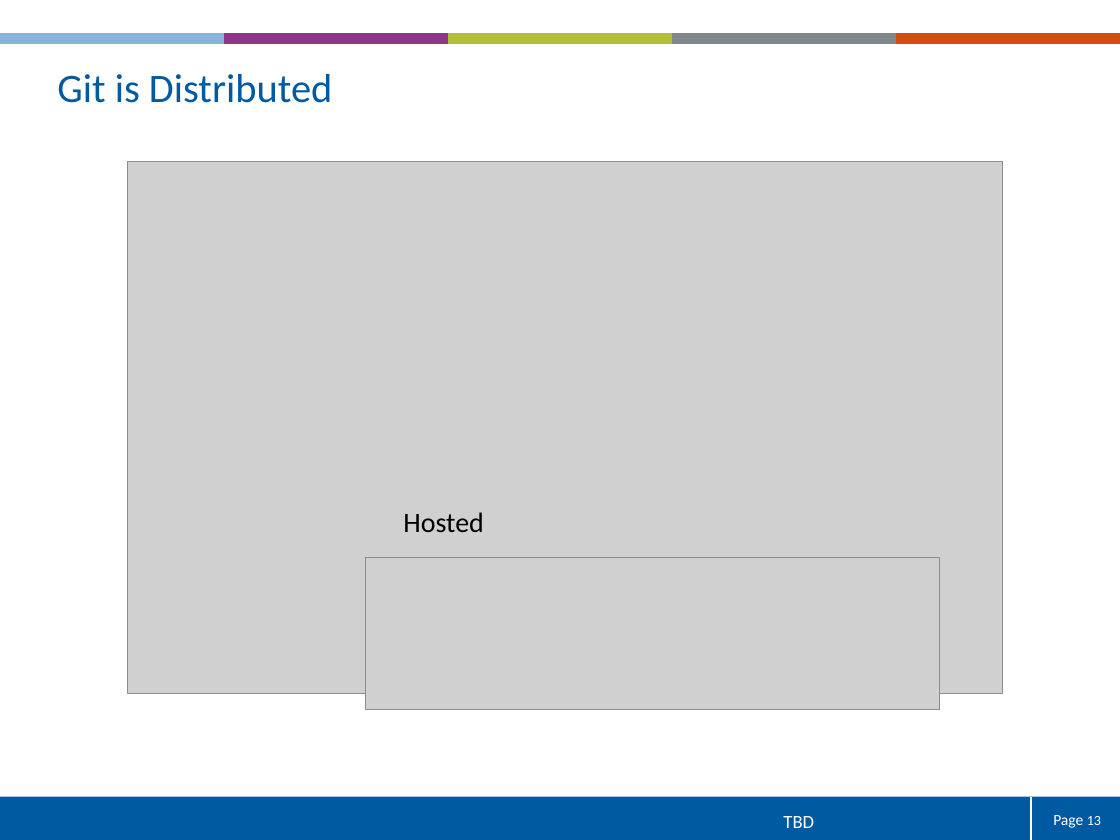
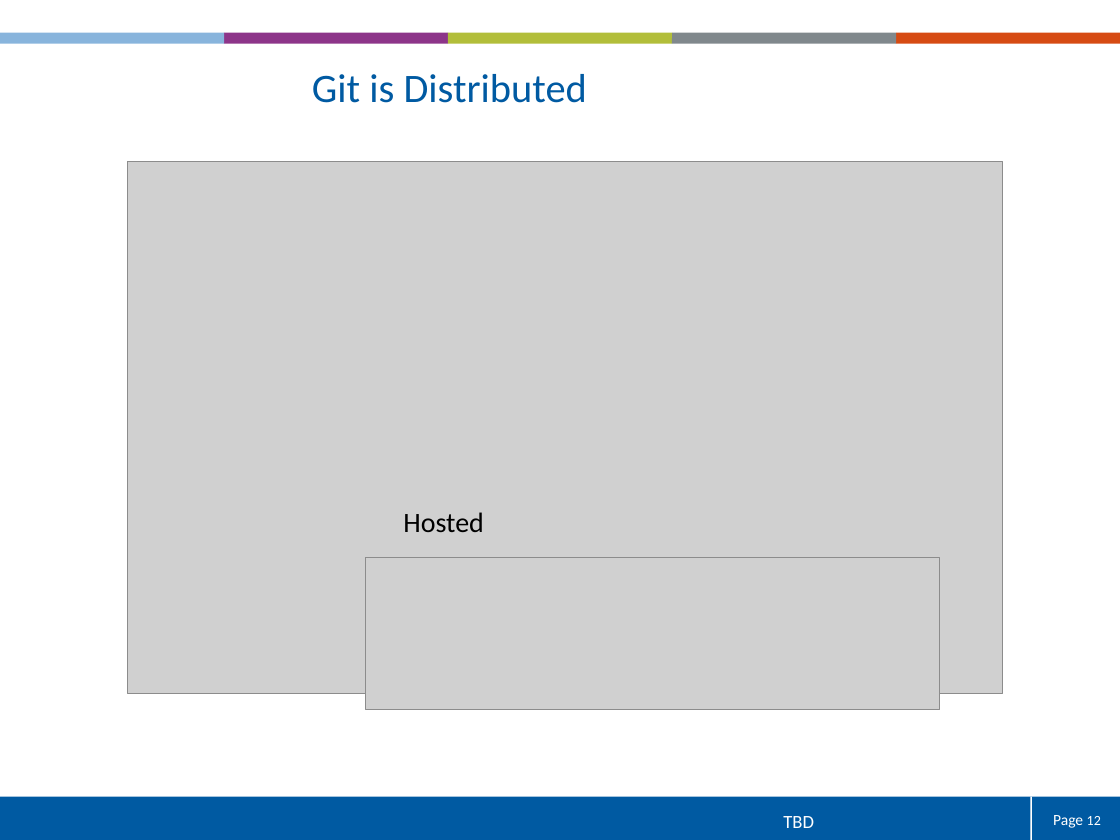
Before and after one commit to tpaskap/GITDOC, a slide deck: slide 12 of ppt/FR_Formation_GIT.pptx (slide 13 before the commit). Drawn at 1120x840 pixels with LibreOffice and Linux fonts; fonts in the diff are those of the drawing; grey boxes stand for pictures; background and template pictures are left out. Boxes give left, top, right and bottom in pixels: in the first picture for what was removed or moved away, otherwise in the second. Text is boxed around its words. In the diff, an @@ line names an element or a change of style, - is before the commit and + after.

```diff
--- a/ppt/FR_Formation_GIT.pptx
+++ b/ppt/FR_Formation_GIT.pptx
@@ text "Git is Distributed": place and size @@
-text "Git is Distributed" at [57, 74, 332, 103]
+text "Git is Distributed" at [312, 74, 587, 103]
@@ text "Git is Distributed" at [312, 74, 587, 103]: alignment left to centre @@
@@ page number at [1053, 815, 1101, 828]: text changed @@
-Page 13
+Page 12
```
Also in this commit, not shown: 12 other slides changed, 4 slides added, 5 slides removed.
